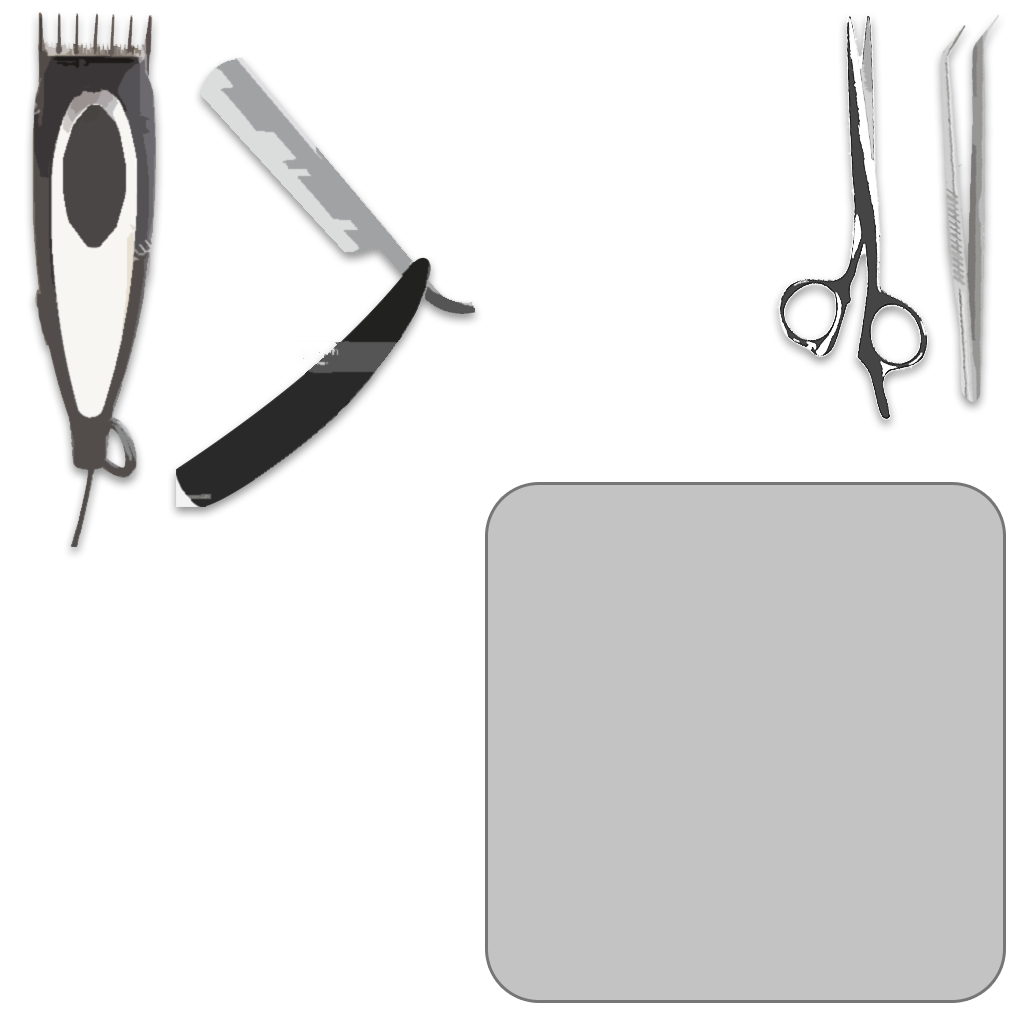
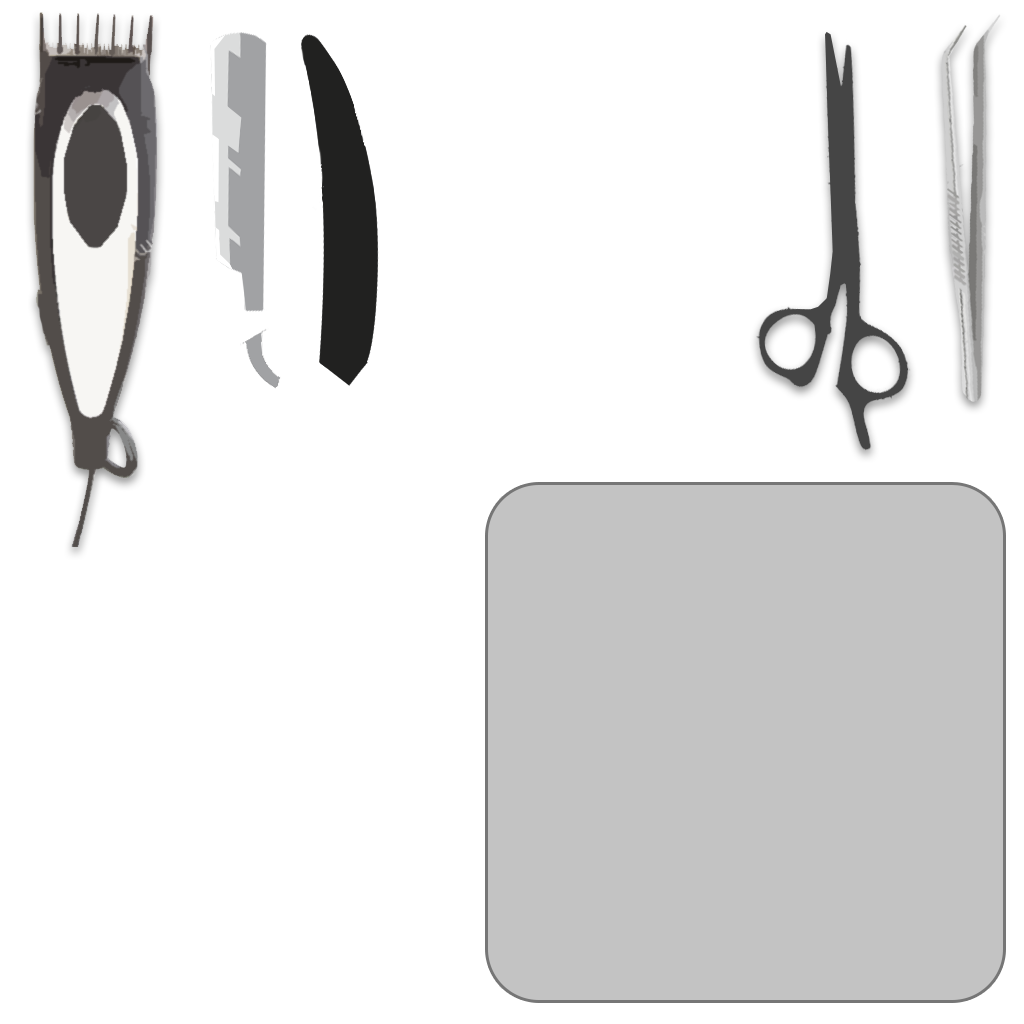
The second (1024, 1024) image is a revision of the first. Changes to its layers:
painted on "Layer 10" over [756, 14, 933, 453]
added layer "Layer 13" in group "Tool-Bits" over [209, 32, 379, 389]
painted on "Tools" over [25, 12, 1001, 547]
